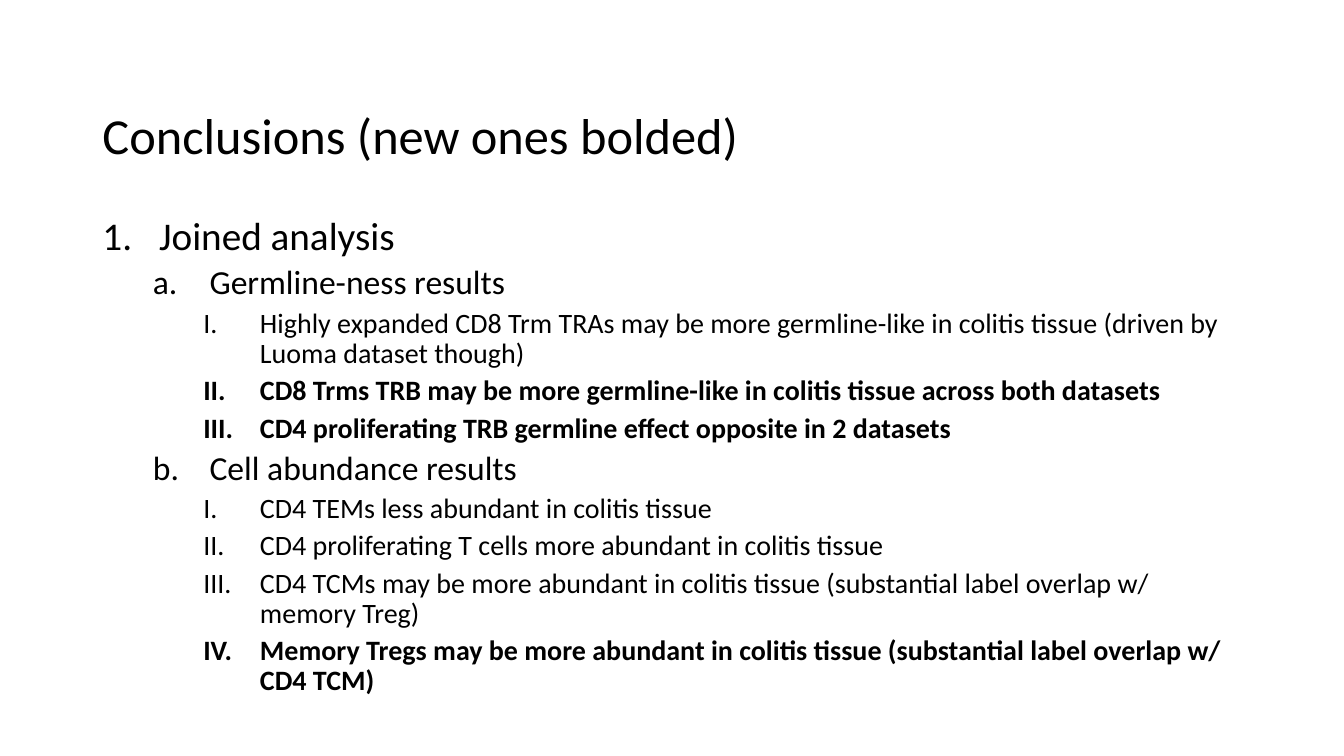
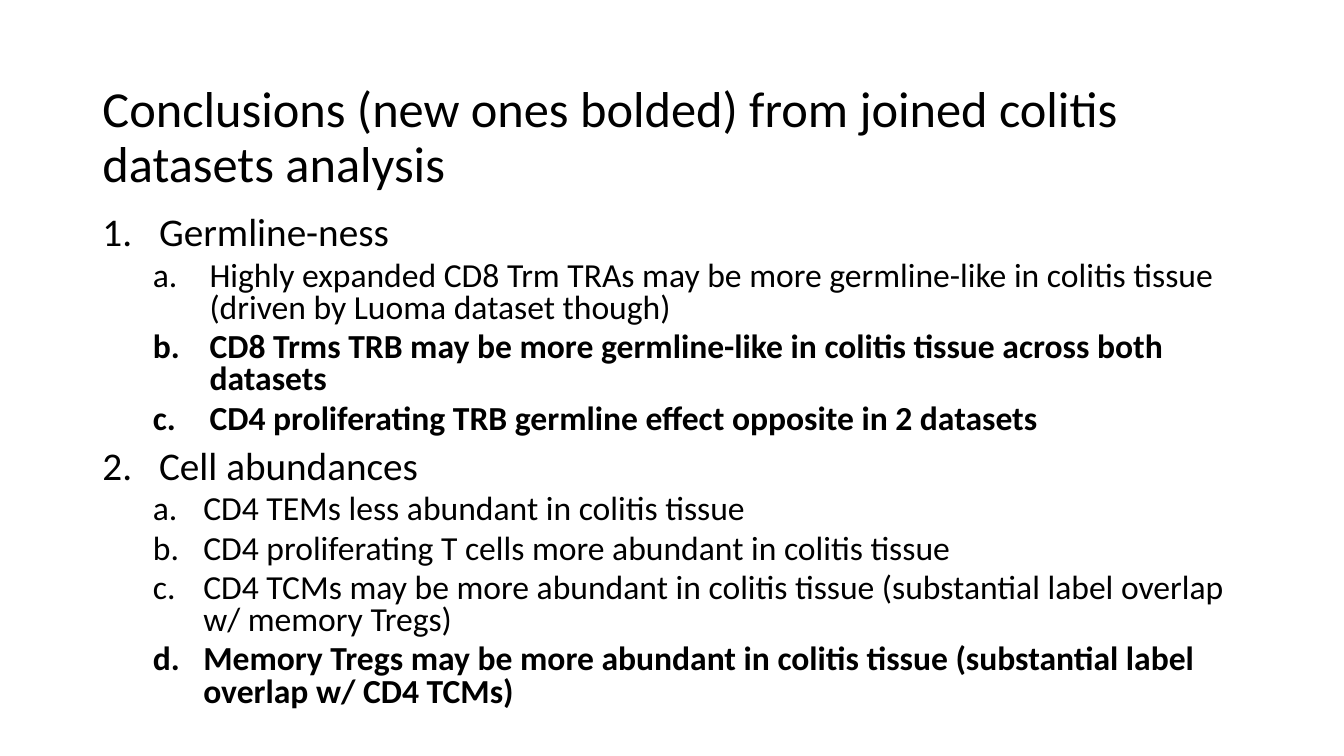
Before and after one commit to tybottorff/bottorffdocs, a slide deck: slide 7 of presentations/weekly_meetings/3_7_24.pptx. Drawn at 1344x756 pixels with LibreOffice and Linux fonts; fonts in the diff are those of the drawing. Boxes give left, top, right and bottom in pixels: in the first picture for what was removed or moved away, otherwise in the second. Text is boxed around its words. In the diff, an @@ line names an element or a change of style, - is before the commit and + after.

```diff
--- a/presentations/weekly_meetings/3_7_24.pptx
+++ b/presentations/weekly_meetings/3_7_24.pptx
@@ title at bbox=[102, 90, 1117, 190]: text changed @@
-Conclusions (new ones bolded)
+Conclusions (new ones bolded) from joined colitis datasets analysis
@@ text at bbox=[159, 218, 389, 247]: text changed; size 24 to 28 pt @@
-1. Joined analysis
-  a. Germline-ness results
+1. Germline-ness
@@ text at bbox=[203, 263, 1212, 566]: size 20 to 24 pt in "Highly expanded CD8 Trm TRAs may be ...", "CD8 Trms TRB may be more germline-like ...", "CD4 proliferating TRB germline effect opposite in ...", "CD4 TEMs less abundant in colitis tissue" and 1 more places; bullet I. to a.; list level 3 to 2 in "Highly expanded CD8 Trm TRAs ..."; line spacing 0.9 to 0.8; list level 3 to 2 in "CD8 Trms TRB may be ..."; list level 3 to 2 in "CD4 proliferating TRB germline effect ..."; list level 3 to 2 in "CD4 TEMs less abundant in ..."; list level 3 to 2 in "CD4 proliferating T cells more ..." @@
@@ text at bbox=[159, 452, 418, 481]: text changed; size 24 to 28 pt @@
-  b. Cell abundance results
+2. Cell abundances
@@ text at bbox=[203, 574, 1223, 709]: text changed; size 20 to 24 pt @@
-    III. CD4 TCMs may be more abundant in colitis tissue (substantial label overlap w/ memory Treg)
-    IV. Memory Tregs may be more abundant in colitis tissue (substantial label overlap w/ CD4 TCM)
+  c. CD4 TCMs may be more abundant in colitis tissue (substantial label overlap w/ memory Tregs)
+  d. Memory Tregs may be more abundant in colitis tissue (substantial label overlap w/ CD4 TCMs)
```
Also in this commit, not shown: 2 other slides changed.
